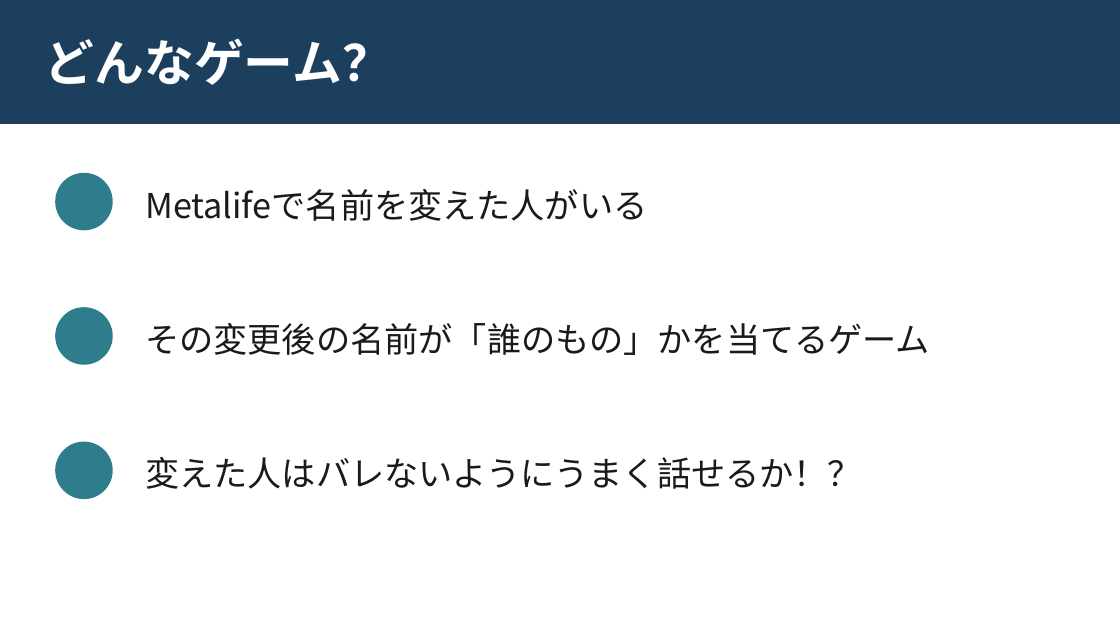
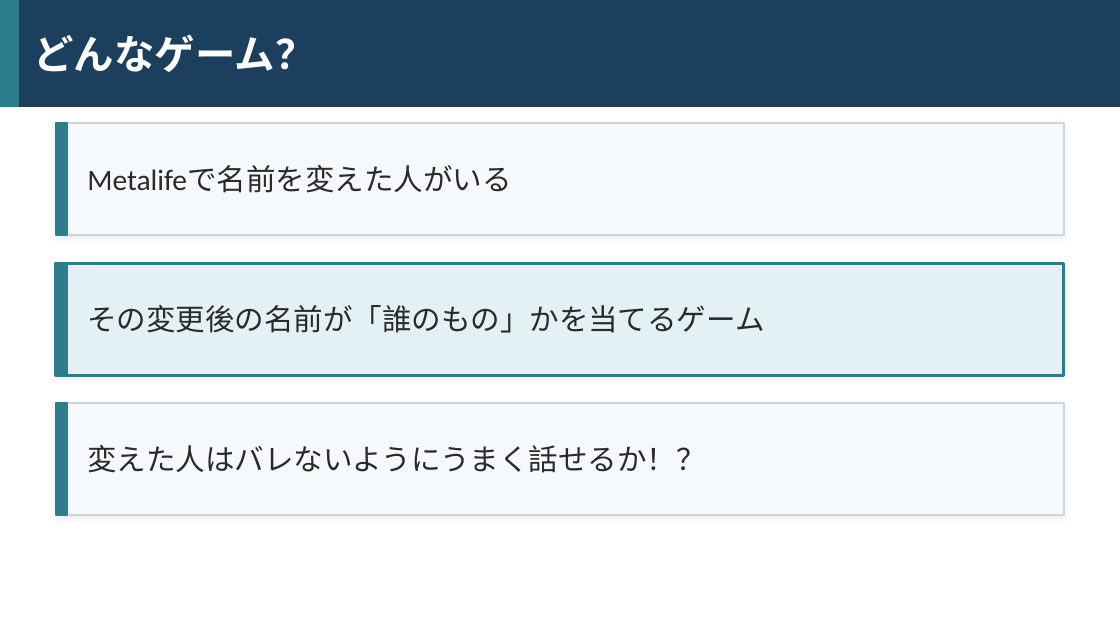
Before and after one commit to tagiiii/roomk-tools, a slide deck: slide 2 of docs/name-change-guide.pptx. Drawn at 1120x630 pixels with LibreOffice and Linux fonts; fonts in the diff are those of the drawing. Boxes give left, top, right and bottom in pixels: in the first picture for what was removed or moved away, otherwise in the second. Text is boxed around its words. In the diff, an @@ line names an element or a change of style, - is before the commit and + after.

```diff
--- a/docs/name-change-guide.pptx
+++ b/docs/name-change-guide.pptx
@@ rectangle: place and size @@
-rectangle at <box>0,0,1120,123</box>
+rectangle at <box>0,0,1120,106</box>
@@ rectangle added at <box>0,0,18,106</box>, fill #2E7D8C, outline #2E7D8C 1 pt @@
@@ text "どんなゲーム？": place and size @@
-text "どんなゲーム？" at <box>45,38,392,85</box>
+text "どんなゲーム？" at <box>34,34,316,72</box>
@@ text "どんなゲーム？" at <box>34,34,316,72</box>: size 32 to 26 pt, font Noto Sans CJK JP to Montserrat @@
@@ rectangle added at <box>56,123,1064,235</box>, fill #F6F9FB, outline #C8D8E0 1 pt @@
@@ rectangle added at <box>56,123,67,235</box>, fill #2E7D8C, outline #2E7D8C 1 pt @@
@@ size 22 to 19 pt, font Noto Sans CJK JP to Calibri, text colour #1A1A1A to #2A2A2A in 3 elements at <box>87,445,706,473</box>, <box>87,305,764,333</box>, <box>87,166,511,193</box> @@
@@ text "Metalifeで名前を変えた人がいる": place and size @@
-text "Metalifeで名前を変えた人がいる" at <box>145,189,647,221</box>
+text "Metalifeで名前を変えた人がいる" at <box>87,166,511,193</box>
@@ ellipse removed at <box>56,174,112,230</box> @@
@@ rectangle added at <box>56,263,1064,375</box>, fill #E4F1F4, outline #2E7D8C 2 pt @@
@@ rectangle added at <box>56,263,67,375</box>, fill #2E7D8C, outline #2E7D8C 1 pt @@
@@ text "その変更後の名前が「誰のもの」かを当てるゲーム": place and size @@
-text "その変更後の名前が「誰のもの」かを当てるゲーム" at <box>145,323,930,355</box>
+text "その変更後の名前が「誰のもの」かを当てるゲーム" at <box>87,305,764,333</box>
@@ ellipse removed at <box>56,308,112,364</box> @@
@@ rectangle added at <box>56,403,1064,515</box>, fill #F6F9FB, outline #C8D8E0 1 pt @@
@@ rectangle added at <box>56,403,67,515</box>, fill #2E7D8C, outline #2E7D8C 1 pt @@
@@ text "変えた人はバレないようにうまく話せるか！？": place and size @@
-text "変えた人はバレないようにうまく話せるか！？" at <box>145,457,862,489</box>
+text "変えた人はバレないようにうまく話せるか！？" at <box>87,445,706,473</box>
@@ ellipse removed at <box>56,442,112,498</box> @@
```
Also in this commit, not shown: 5 other slides changed, 2 other files.
